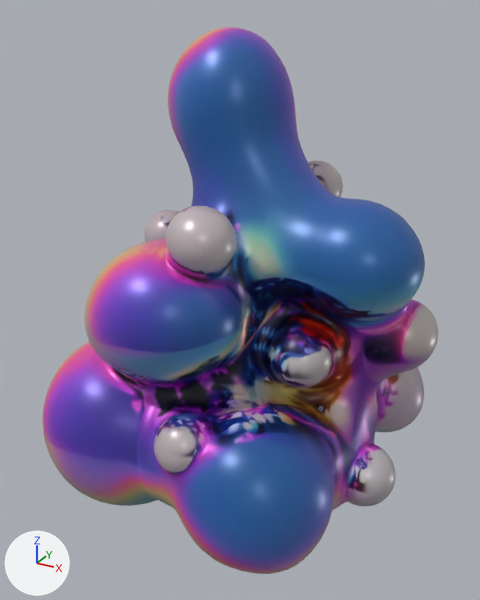
What one commit did to the glTF model public/models/hyper-sculpture.glb.
The view is the same before and after, from a 50 mm camera at (0.612, -1.182, 1.021) aimed at (-0.021, -0.031, 0.446). The axes (+X, +Y, +Z) are drawn at lower left. The lights are the same throughout. The first picture is the older version. Where no turn or scale is listed for an object, it has been applied to the vertices.

The older version as bpy lines, for what is in view:
```python
mat_material_001 = principled_material('Material.001')
mat_material_001.texture = img_texture_pbr_20250901
mat_material_001.metallic = 0.15
mat_material_001.roughness = 0.35
me_material = bpy.data.meshes.new('material')
me_material.from_pydata(...)  # 30002 vertices, 59998 faces; spans x -0.389..0.389, y -0.411..0.411, z -0.494..0.494
me_material.materials.append(mat_material_001)  # picture img_texture_pbr_20250901
ob_material = bpy.data.objects.new('material', me_material)
ob_material.location = (0.0, 0.0, 0.494)
```
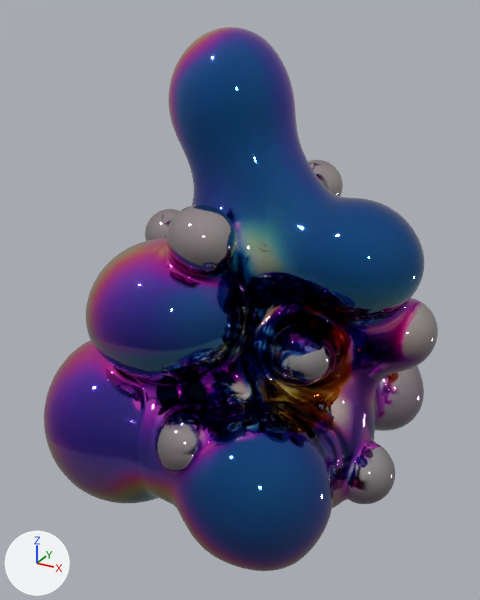
Pixel boxes (x1, y1, x2, y2) of what changed, in the pictures (480 x 600 px):
'material', surface changed, moved
    before: (43, 27, 438, 574)
    after: (44, 27, 438, 571)

What changed in the scene script:
```text
Add img_texture_pbr_20250901_normal:
    img_texture_pbr_20250901_normal = load_image('texture_pbr_20250901_normal', '_unpacked/texture_pbr_20250901_normal', 1024, 1024, 'Non-Color')
Add img_texture_pbr_20250901_metallic_texture_pbr_20250901_roughness:
    img_texture_pbr_20250901_metallic_texture_pbr_20250901_roughness = load_image('texture_pbr_20250901_metallic-texture_pbr_20250901_roughness', '_unpacked/texture_pbr_20250901_metallic-texture_pbr_20250901_roughness', 1024, 1024, 'Non-Color')
Change mat_material_001:
    remove # nodes: BsdfPrincipled, OutputMaterial, TexImage
    nodes: BsdfPrincipled, NormalMap, OutputMaterial, SeparateColor, TexImage x3
    uses the picture img_texture_pbr_20250901_metallic_texture_pbr_20250901_roughness
    uses the picture img_texture_pbr_20250901_normal
Change ob_material:
    ob_material.location: (0.0, 0.0, 0.494) -> (-0.003, 0.006, 0.494)
```
